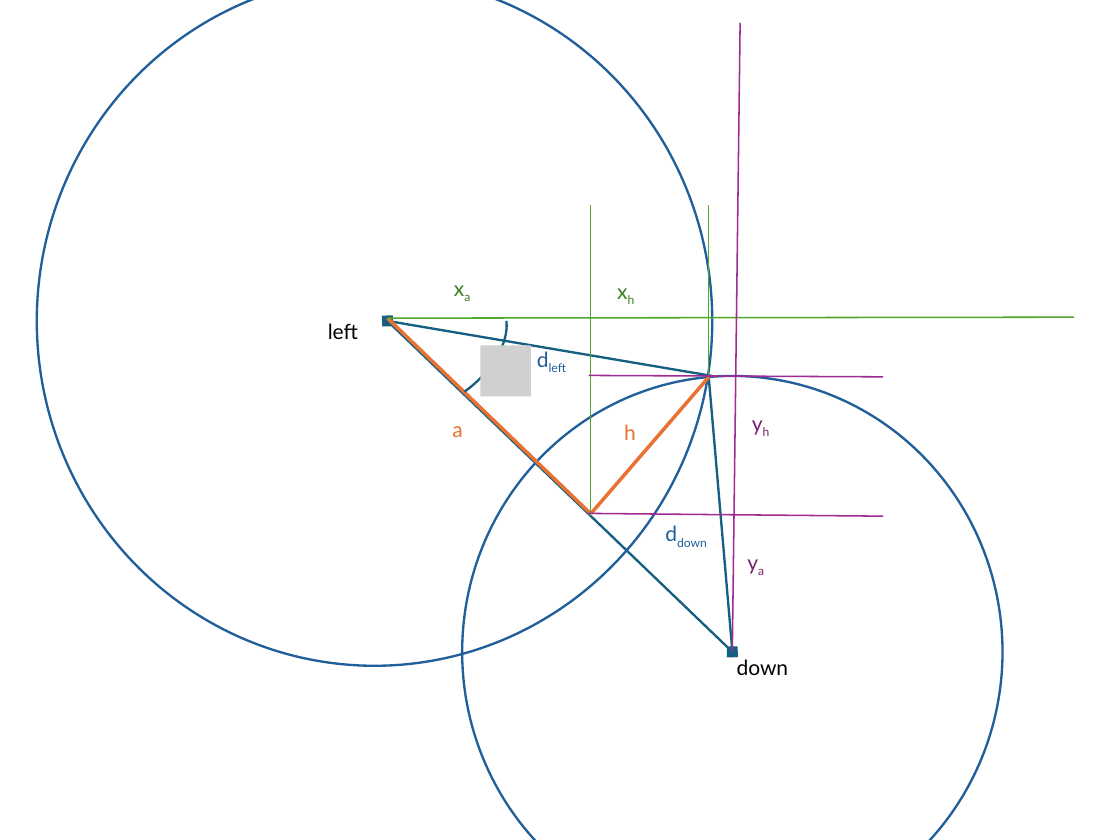
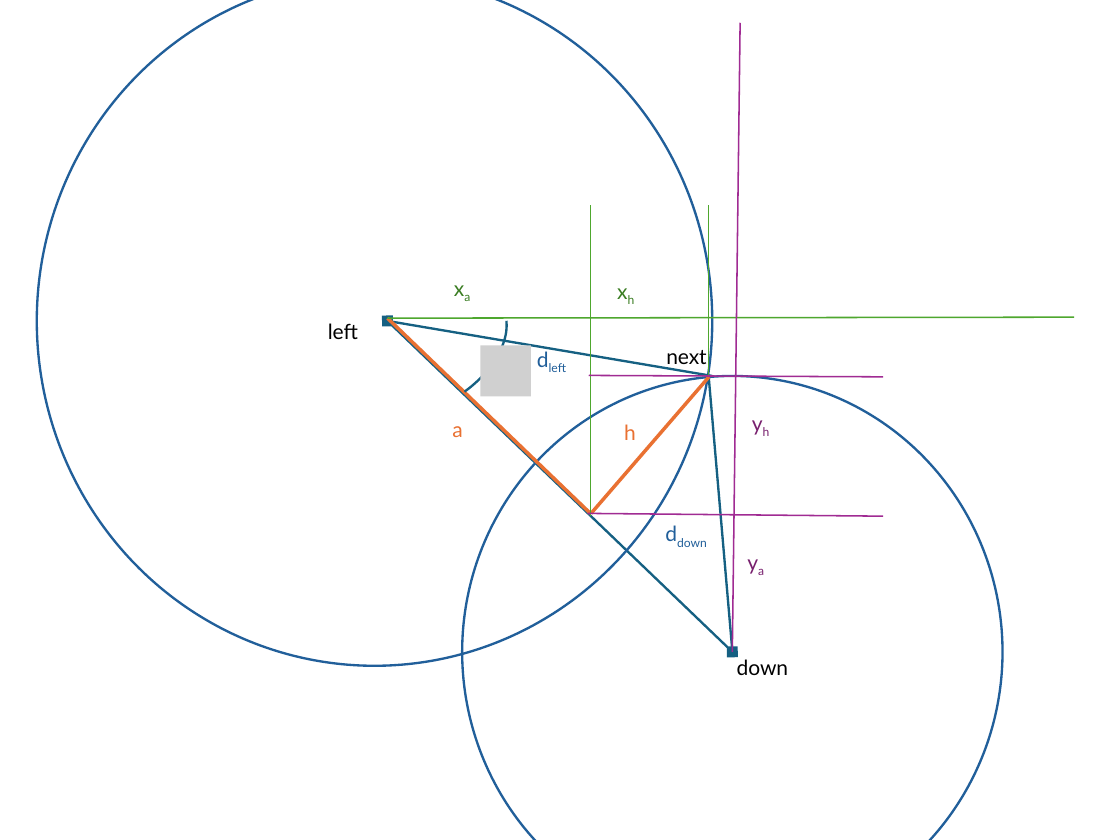
Before and after one commit to EricMarcon/coco, a slide deck: slide 1 of images/trigonometry.pptx. Drawn at 1120x840 pixels with LibreOffice and Linux fonts; fonts in the diff are those of the drawing; grey boxes stand for pictures. Boxes give left, top, right and bottom in pixels: in the first picture for what was removed or moved away, otherwise in the second. Text is boxed around its words. In the diff, an @@ line names an element or a change of style, - is before the commit and + after.

```diff
--- a/images/trigonometry.pptx
+++ b/images/trigonometry.pptx
@@ text added at (666,350,706,368), 13.5 pt, text #000000 @@
+next
```
Also in this commit, not shown: 1 slide added, 7 other files.
